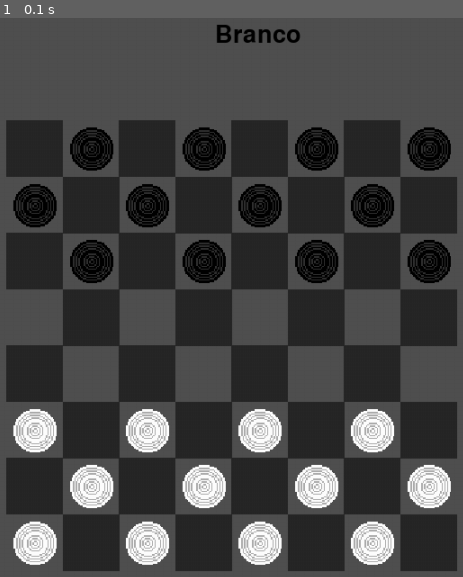
Above: before the commit, frame 1.
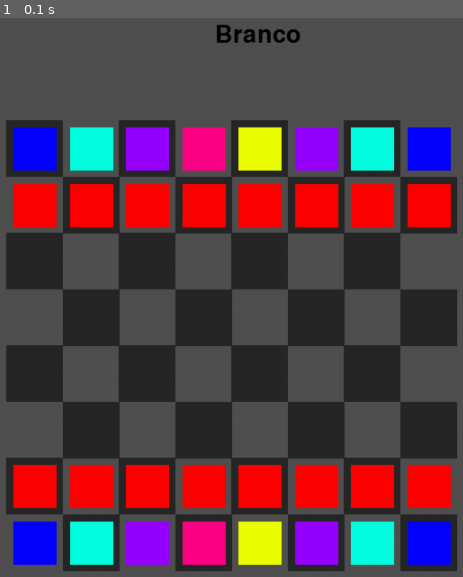
Above: after the commit, the same moment.

Repository: SrLeal42/Damas-Pygame
Game: pygame game, started from Main/Main.py
Same seed, same stepped clock (60 frames per second), same inputs: the game is played once before the commit and once after it.
Inputs:
- Up to frame 1 (0.1 s): no input

The runs differ from the first frame. In frame 1, 29% of the frame differs, in the area x 2-98%, y 19-98%.

Commit message:
ADD: Iniciando a implementação do xadrez

Diff:
--- a/Main/Classes/Game.py
+++ b/Main/Classes/Game.py
@@ -1,19 +1,28 @@
 import pygame as PG
-from Config import LARGURA, ALTURA, NUM_PECAS
+from Config import LARGURA, ALTURA, NUM_PECAS_DAMAS, NUM_PECAS_XADREZ
+
 from Classes.Pecas import Peca
 from Classes.Tabuleiro import Tabuleiro
 
 class Game:
 
+    jogo = ""
+
     tabuleiro = None
     PecasBrancas = None
     PecasPretas = None
 
+    rei_PB = None
+    rei_PP = None
+
     num_rodadas = 0
     cor_rodada = 0
+
     sequencia_captura = False # Significa que caso um player capture uma peça e existe a possibilidade de capturar outras ele deve continuar na sequencia de capturas
 
-    def __init__(self):
+    def __init__(self,jogo:str):
+
+        self.jogo = jogo
 
         # PEÇAS BRANCAS
         PB = self.CreatePecas(0)
@@ -24,20 +33,52 @@
 
         self.tabuleiro = Tabuleiro()
 
-        self.tabuleiro.AdicionaPecasAoTabuleiro(PB, 1)
-        self.tabuleiro.AdicionaPecasAoTabuleiro(PP, 0)
+        self.tabuleiro.AdicionaPecasAoTabuleiro(PB,jogo,1)
+        self.tabuleiro.AdicionaPecasAoTabuleiro(PP,jogo,0)
 
 
 
     def CreatePecas(self, cor:int):
 
+        if (self.jogo == ""):
+            return
+
         P = []
-        for _ in range(NUM_PECAS):
 
-            p = Peca(cor,0,0)
-            P.append(p)
+        if (self.jogo == "damas"):
+
+            for _ in range(NUM_PECAS_DAMAS):
+
+                p = Peca(cor,0,0)
+                P.append(p)
+
+        elif (self.jogo == "xadrez"):
+
+            outros_tipos = [3] * 2 + [4] * 2 + [5] * 2 + [6, 7]
+
+            for i, tipo in enumerate(outros_tipos):
+                p = Peca(cor, 0, 0, tipo=tipo)
+
+                if tipo == 7:  # O rei
+                    if cor == 0:
+                        self.rei_PB = p
+                    else:
+                        self.rei_PP = p
+
+                P.append(p)
+
+            for i in range(NUM_PECAS_XADREZ//2):
+                p = Peca(cor, 0, 0, tipo=2)
+
+                if (cor == 0):
+                    P.insert(0,p)
+                else:
+                    P.append(p)
 
         return P
+
+
+
 
     def EndTurn(self):
         self.num_rodadas += 1
--- a/Main/Classes/Pecas.py
+++ b/Main/Classes/Pecas.py
@@ -1,11 +1,11 @@
 import pygame as PG
-from Config import PATH_SPRITE_BRANCA,PATH_SPRITE_PRETA
+from Config import DICT_PATH_SPRITE
 
 
 class Peca(PG.sprite.Sprite): # Herdando a classe Sprite do Pygame
 
     cor = -1 # 0 = Branca 1 = Preto
-    tipo = 0
+    tipo = 0 #  0 = Peça Comum / 1 = Peça Damas / 2 = Peão / 3 = Torres / 4 = Cavalos / 5 = Bispos / 6 = Rainhas / 7 = Reis
     linha = -1
     coluna = -1
     start_linha = -1
@@ -18,13 +18,14 @@
     escala = 1.5
     capturada = False
     sendo_arrastada = False
+    primeiro_movimento = True
 
     def __init__(self,cor:int,linha:int,coluna:int,x=0,y=0,tipo=0):
         self.cor = cor
         # Inicializa a classe Sprite
         super().__init__()
         # image é um atributo da classe Sprite
-        self.image = PG.image.load(PATH_SPRITE_PRETA).convert_alpha() if cor == 1 else PG.image.load(PATH_SPRITE_BRANCA).convert_alpha()
+        self.image = PG.image.load(DICT_PATH_SPRITE[tipo][cor]).convert_alpha()
 
         new_size = int(self.image.get_width() * self.escala)
 
--- a/Main/Classes/Tabuleiro.py
+++ b/Main/Classes/Tabuleiro.py
@@ -1,7 +1,7 @@
 import pygame as PG
 import math
 from Classes.Pecas import Peca
-from Config import LARGURA,ALTURA,WHITE,BLACK,GRAY,GOLDEN_BLACK,GOLDEN_WHITE,DARK_GRAY,NUM_PECAS
+from Config import LARGURA,ALTURA,NUM_PECAS_XADREZ,WHITE,BLACK,GRAY,GOLDEN_BLACK,GOLDEN_WHITE,DARK_GRAY
 
 
 class Tabuleiro:
@@ -23,33 +23,99 @@
             self.tabuleiro.append(coluna)
 
 
-    def AdicionaPecasAoTabuleiro(self,Pecas, cor:int):
+    def AdicionaPecasAoTabuleiro(self,Pecas,jogo:str,cor:int):
 
         indexPecas = 0
         indexlinhas = 0
-        pularLinhas = 5 if cor == 1 else 0 # Dependendo da cor da peca pular um numero de linhas
-
-        for i in range(self.tamanho):
-            if i < pularLinhas:
-                continue
-            else:
+        pularLinhas = 0
+
+
+        if (jogo == "damas"):
+
+            pularLinhas = 5 if cor == 1 else 0 # Dependendo da cor da peca pular um numero de linhas
+
+            for i in range(self.tamanho):
+                if i < pularLinhas:
+                    continue
+                else:
+                    indexlinhas += 1
+
+                if indexlinhas > 3:
+                    break
+
+                for j in range(self.tamanho):
+                    if j%2 == i%2:
+                        continue
+
+                    x = LARGURA/2 + (-self.x_OffSet + (self.x_OffSet/4 * j)) # calculando a posição na tela
+                    y = ALTURA/2 + (-self.y_OffSet + (self.y_OffSet/4 * i))
+
+                    Pecas[indexPecas].SetCoord(x,y,True)
+                    Pecas[indexPecas].SetTabCoord(i,j,True)
+
+                    self.tabuleiro[i][j] = Pecas[indexPecas]
+                    indexPecas += 1
+
+        elif (jogo == "xadrez"):
+
+            pularLinhas = 6 if cor == 1 else 0 # Dependendo da cor da peca pular um numero de linhas
+
+            pecas_count = 0 # Contador de peças que foram alocadas no tabuleiro
+
+            for i in range(self.tamanho):
+                if i < pularLinhas:
+                    continue
+
                 indexlinhas += 1
 
-            if indexlinhas > 3:
-                break
-
-            for j in range(self.tamanho):
-                if j%2 == i%2:
-                    continue
-
-                x = LARGURA/2 + (-self.x_OffSet + (self.x_OffSet/4 * j)) # calculando a posição na tela
-                y = ALTURA/2 + (-self.y_OffSet + (self.y_OffSet/4 * i))
-
-                Pecas[indexPecas].SetCoord(x,y,True)
-                Pecas[indexPecas].SetTabCoord(i,j,True)
-
-                self.tabuleiro[i][j] = Pecas[indexPecas]
-                indexPecas += 1
+                if indexlinhas > 2:
+                    break
+
+                for j in range(self.tamanho):
+
+                    peca = Pecas[indexPecas]
+
+                    y = ALTURA/2 + (-self.y_OffSet + (self.y_OffSet/4 * i))
+
+                    if (peca.tipo == 2 or peca.tipo == 6 or peca.tipo == 7):
+
+                        x = LARGURA/2 + (-self.x_OffSet + (self.x_OffSet/4 * j))
+
+                        peca.SetCoord(x,y,True)
+                        peca.SetTabCoord(i,j,True)
+
+                        self.tabuleiro[i][j] = peca
+
+                        indexPecas += 1
+                        pecas_count += 1
+
+                    elif (peca.tipo > 2 and peca.tipo < 6): # (peca.tipo > 2 and peca.tipo < 6):
+
+                        x_1 = LARGURA/2 + (-self.x_OffSet + (self.x_OffSet/4 * j))
+
+                        peca.SetCoord(x_1,y,True)
+                        peca.SetTabCoord(i,j,True)
+
+                        self.tabuleiro[i][j] = peca
+
+                        # Partimos do presuposto que a proxima peça é do mesmo tipo que a anterior
+                        proxima_peca = Pecas[indexPecas+1]
+
+                        coluna_inversa = (self.tamanho - 1) - j
+
+                        x_2 = LARGURA/2 + (-self.x_OffSet + (self.x_OffSet/4 * coluna_inversa))
+
+                        proxima_peca.SetCoord(x_2,y,True)
+                        proxima_peca.SetTabCoord(i,coluna_inversa,True)
+
+                        self.tabuleiro[i][coluna_inversa] = proxima_peca
+
+                        indexPecas += 2
+                        pecas_count += 2
+
+                    if (pecas_count == NUM_PECAS_XADREZ//2 or pecas_count == NUM_PECAS_XADREZ):
+                        break
+
 
 
 
@@ -77,7 +143,7 @@
                 x = LARGURA/2 + (-self.x_OffSet + (self.x_OffSet/4 * j))
                 y = ALTURA/2 + (-self.y_OffSet + (self.y_OffSet/4 * i))
 
-                if peca == None and j % 2 == i % 2:
+                if j % 2 == i % 2:
                     quad_tam = 63
                     PG.draw.rect(window,DARK_GRAY,(x-quad_tam/2,y-quad_tam/2,quad_tam,quad_tam))
                     # PG.draw.circle(window,BLACK,(LARGURA/2 + (-self.x_OffSet + (self.x_OffSet/4 * j)),ALTURA/2 + (-self.y_OffSet + (self.y_OffSet/4 * i))),2)
@@ -141,29 +207,32 @@
         dif_linha = linha - peca.start_linha
         dif_coluna = coluna - peca.start_coluna
 
+        dif_linha_abs =  abs(dif_linha)
+        dif_coluna_abs =  abs(dif_coluna)
+
         alguma_peca_capturada = False
 
-        if (dif_linha == 0 or dif_coluna == 0):
+        if (dif_linha == 0 and dif_coluna == 0):
             return {"canMove": False, "mensage":"Não movel"}
-
-        if(abs(dif_linha) != abs(dif_coluna)):
-            return {"canMove": False, "mensage":"Movimento invalido"}
-
-        if (self.tabuleiro[linha][coluna] != None):
-            return {"canMove": False, "mensage":"Há uma peça no local"}
 
         # Peça normal
         if (peca.tipo == 0):
+
+            if(dif_linha_abs != dif_coluna_abs):
+                return {"canMove": False, "mensage":"Movimento invalido"}
+
+            if (self.tabuleiro[linha][coluna] != None):
+                return {"canMove": False, "mensage":"Há uma peça no local"}
 
             # Verificando a direção
             if ((orientacao_peca < 0) != (dif_linha < 0)):
                 return {"canMove": False, "mensage":"Direção incorreta"}
 
             # Verificando quantidade de quadrados pulados
-            if (abs(dif_coluna) > 2 or abs(dif_linha) > 2):
+            if (dif_coluna_abs > 2 or dif_linha_abs > 2):
                 return {"canMove": False, "mensage":"Pulou casas demais"}
 
-            if (abs(dif_coluna) == 2 or abs(dif_linha) == 2):
+            if (dif_coluna_abs == 2 or dif_linha_abs == 2):
 
                 linha_between = linha + (orientacao_peca * -1)
 
@@ -177,12 +246,14 @@
                 else:
                     alguma_peca_capturada = True
                     peca_between.CapturarPeca(self.tabuleiro)
-        else:
+
+            # Peça Damas
+        elif (peca.tipo == 1):
 
             orientacao_coluna = -1 if dif_coluna < 0 else 1
             orientacao_linha = -1 if dif_linha < 0 else 1
 
-            for dif in range(abs(dif_coluna) - 1):
+            for dif in range(dif_coluna_abs - 1):
 
                 ver_linha = peca.start_linha + (dif + 1) * orientacao_linha
                 ver_coluna = peca.start_coluna + (dif + 1) * orientacao_coluna
@@ -202,6 +273,77 @@
                 content.CapturarPeca(self.tabuleiro)
 
 
+            # Peça Peão
+        elif (peca.tipo == 2):
+
+            if (dif_linha == 0):
+                return {"canMove": False, "mensage":"Movimento invalido"}
+
+            if ((orientacao_peca < 0) != (dif_linha < 0)):
+                return {"canMove": False, "mensage":"Direção incorreta"}
+
+            if ((dif_linha_abs > 2 or dif_coluna_abs > 1) or (dif_linha == 2 and not peca.primeiro_movimento)):
+                return {"canMove": False, "mensage":"Pulou quadrados demais"}
+
+            content = self.tabuleiro[linha][coluna]
+
+            if (dif_linha_abs == 1 and dif_coluna_abs == 1):
+
+                if (content == None):
+                    return {"canMove": False, "mensage":"Movimento invalido"}
+
+                if (content.cor == peca.cor):
+                    return {"canMove": False, "mensage":"Há uma peça da mesma cor no local"}
+
+                alguma_peca_capturada = True
+
+                content.CapturarPeca(self.tabuleiro)
+
+            elif (dif_linha_abs <= 2):
+
+                if (content != None):
+                    return {"canMove": False, "mensage":"Há uma peça no local"}
+
+        elif (peca.tipo == 3):
+
+            if (dif_linha_abs != 0 and dif_coluna_abs != 0):
+                return {"canMove": False, "mensage":"Movimento invalido"}
+
+            content = self.tabuleiro[linha][coluna]
+
+
+            if (content != None and content.cor == peca.cor):
+                return {"canMove": False, "mensage":"Há uma peça da mesma cor no local"}
+
+            qtd_quadrados_pulados = dif_coluna_abs if dif_coluna_abs > dif_linha_abs else dif_linha_abs
+
+            direcao_mov = "horizontal" if dif_coluna_abs > dif_linha_abs else "vertical"
+
+            orientacao_coluna = -1 if dif_coluna < 0 else 1
+            orientacao_linha = -1 if dif_linha < 0 else 1
+
+            for i in range(qtd_quadrados_pulados -1):
+
+                _linha = peca.start_linha
+                _coluna = peca.start_coluna
+
+                if (direcao_mov == "vertical"):
+                    _linha = peca.start_linha + (i + 1) * orientacao_linha
+                else:
+                    _coluna = peca.start_coluna + (i + 1) * orientacao_coluna
+
+                print(f"{_linha} {_coluna}")
+
+                _content = self.tabuleiro[_linha][_coluna]
+
+                if (_content != None):
+                    return {"canMove": False, "mensage":"Há uma peça no caminho"}
+
+            if (content != None):
+                alguma_peca_capturada = True
+                content.CapturarPeca(self.tabuleiro)
+
+
         return {"canMove": True, "mensage":"Sucess", "pecaCapturada":alguma_peca_capturada}
 
 
@@ -211,7 +353,7 @@
         # print(closest)
 
         response = self.VerifyMove(closest[1][0],closest[1][1],peca)
-        # print(response)
+        print(response)
         if (not response["canMove"]):
             peca.SetCoord(peca.start_x,peca.start_y,True)
             return response
@@ -226,10 +368,13 @@
         peca.SetCoord(closest[0][0],closest[0][1],True)
         peca.SetTabCoord(closest[1][0],closest[1][1],True)
 
-        turn = self.TurnPecaInToDamaVerification(peca)
-
-        if(turn):
-            peca.TurnPecaInToDama()
+        peca.primeiro_movimento = False
+
+        if (game.jogo == "damas"):
+            turn = self.TurnPecaInToDamaVerification(peca)
+
+            if(turn):
+                peca.TurnPecaInToDama()
 
         return response
 
@@ -276,7 +421,7 @@
 
             return canCaptureLeft or canCaptureRight
 
-        else:
+        elif (peca.tipo == 1):
 
             for direct in range(4): # 4 pois são quatro direções: cima-direita, cima-esquerda, baixo-esquerda e baixo-direita
                 orientacao_linha = -1 if direct <= 1 else 1
@@ -314,11 +459,4 @@
 
 
     def TurnPecaInToDamaVerification(self, peca:Peca):
-        # if (peca.linha == self.tamanho-1):
-        #     if (peca.cor == 1 and peca.tipo == 0):
-        #         return True
-        # elif(peca.linha == 0):
-        #     if (peca.cor == 0 and peca.tipo == 0):
-        #         return True
-
         return (peca.linha == self.tamanho-1 and (peca.cor == 1 and peca.tipo == 0)) or (peca.linha == 0 and (peca.cor == 0 and peca.tipo == 0))
--- a/Main/Config.py
+++ b/Main/Config.py
@@ -1,7 +1,8 @@
 LARGURA = 1000
 ALTURA = 800
 
-NUM_PECAS = 12
+NUM_PECAS_DAMAS = 12
+NUM_PECAS_XADREZ = 16
 
 BLACK = (0,0,0)
 GOLDEN_BLACK = (83,84,46)
@@ -14,3 +15,21 @@
 
 PATH_SPRITE_BRANCA = "Main/Sprites/PECA_BRANCA.png"
 PATH_SPRITE_PRETA = "Main/Sprites/PECA_PRETA.png"
+
+PATH_SPRITE_PEAO_BRANCO = "Main/Sprites/Peao.png"
+PATH_SPRITE_TORRE_BRANCO = "Main/Sprites/Torre.png"
+PATH_SPRITE_CAVALO_BRANCO = "Main/Sprites/Cavalo.png"
+PATH_SPRITE_BISPO_BRANCO = "Main/Sprites/Bispo.png"
+PATH_SPRITE_REI_BRANCO = "Main/Sprites/Rei.png"
+PATH_SPRITE_RAINHA_BRANCO = "Main/Sprites/Rainha.png"
+
+DICT_PATH_SPRITE = {
+    0 : (PATH_SPRITE_BRANCA, PATH_SPRITE_PRETA),
+    1 : (PATH_SPRITE_BRANCA, PATH_SPRITE_PRETA),
+    2 : (PATH_SPRITE_PEAO_BRANCO, PATH_SPRITE_PEAO_BRANCO),
+    3 : (PATH_SPRITE_TORRE_BRANCO, PATH_SPRITE_TORRE_BRANCO),
+    4 : (PATH_SPRITE_CAVALO_BRANCO, PATH_SPRITE_CAVALO_BRANCO),
+    5 : (PATH_SPRITE_BISPO_BRANCO, PATH_SPRITE_BISPO_BRANCO),
+    6 : (PATH_SPRITE_RAINHA_BRANCO, PATH_SPRITE_RAINHA_BRANCO),
+    7 : (PATH_SPRITE_REI_BRANCO, PATH_SPRITE_REI_BRANCO)
+}
--- a/Main/Main.py
+++ b/Main/Main.py
@@ -19,9 +19,9 @@
 
 fonte_principal = PG.font.Font(FONTE_PRIN, 40)
 
-def CreateGame():
+def CreateGame(jogo:str):
     global current_game
-    current_game = Game()
+    current_game = Game(jogo)
 
 
 
@@ -54,7 +54,7 @@
                 if (current_game.cor_rodada != p.cor):
                     break
 
-                if (current_game.sequencia_captura and p != last_peca_moved):# Caso o player esteja em uma sequenecia de captura e ele deve mover a apenas a ultima peça que ele moveu
+                if (current_game.sequencia_captura and p != last_peca_moved):# Caso o player esteja em uma sequencia de captura e ele deve mover a apenas a ultima peça que ele moveu
                     break
 
                 peca_being_dragged = p
@@ -114,7 +114,7 @@
     window.fill(GRAY)
 
     if (current_game == None):
-         CreateGame()
+         CreateGame("xadrez")
 
     current_game.tabuleiro.DesenhaTabuleiro(window)
 
@@ -130,8 +130,14 @@
     for evento in PG.event.get():
         if evento.type == PG.QUIT:
             running = False
+
+
+
             # for i in range(current_game.tabuleiro.tamanho):
             #     for j in range(current_game.tabuleiro.tamanho):
-            #         print(current_game.tabuleiro.tabuleiro[i][j])
+            #         if (current_game.tabuleiro.tabuleiro[i][j] != None):
+            #             print(current_game.tabuleiro.tabuleiro[i][j])
+            #         else:
+            #             print(None)
 
     PG.display.flip()
Binary file added: Main/Sprites/Bispo.png
Binary file added: Main/Sprites/Cavalo.png
Binary file added: Main/Sprites/Peao.png
Binary file added: Main/Sprites/Rainha.png
Binary file added: Main/Sprites/Rei.png
Binary file added: Main/Sprites/Torre.png
